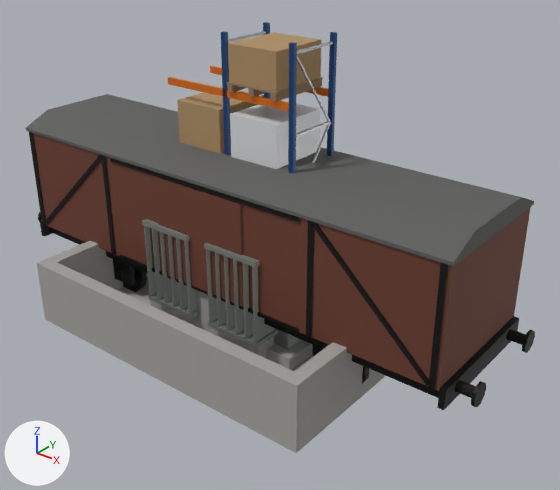
One commit to the glTF model src/world/props/assets/facility-props.glb: the scene before it, then after it.
The view is the same before and after, from a 50 mm camera at (8.37, -9.6, 7.69) aimed at (0.52, 0.23, 1.6). Lighting does not change. The marker at lower left points along +X, +Y and +Z. The first picture is the older version.

The older version as bpy lines, for what is in view:
```python
me_palletrackbay_timber = bpy.data.meshes.new('palletRackBay.timber')
me_palletrackbay_timber.from_pydata(...)  # 224 vertices, 336 faces; spans x -1.1..1.1, y -0.6..0.6, z 0.0..4.64
me_palletrackbay_timber.materials.append(mat_timber)  # brown #957959
me_palletrackend_rackblue = bpy.data.meshes.new('palletRackEnd.rackBlue')
me_palletrackend_rackblue.from_pydata(...)  # a box spanning x -0.05..0.05, y 0.48..0.55, z 0.0..5.4; a box spanning x -0.05..0.05, y -0.55..-0.48, z 0.0..5.4
me_palletrackend_rackblue.materials.append(mat_rackblue)  # dark blue #19457c
me_transformer_concrete = bpy.data.meshes.new('transformer.concrete')
me_transformer_concrete.from_pydata(...)  # 36 vertices, 72 faces; spans x -3.0..3.0, y -2.5..2.5, z 0.0..1.2
me_transformer_concrete.materials.append(mat_concrete)  # grey #a6a4a0
ob_palletrackbay_timber = bpy.data.objects.new('palletRackBay.timber', me_palletrackbay_timber)
ob_palletrackbay_timber.location = (0.0, 0.0, 0.0)
ob_palletrackend_rackblue = bpy.data.objects.new('palletRackEnd.rackBlue', me_palletrackend_rackblue)
ob_palletrackend_rackblue.location = (0.0, 0.0, 0.0)
ob_transformer_concrete = bpy.data.objects.new('transformer.concrete', me_transformer_concrete)
ob_transformer_concrete.location = (0.0, 0.0, 0.0)
# also in view: 'palletRackBay.rackBlue' at (1.35, 0.0, 2.7); 'transformer.transformer' at (0.0, 0.0, 1.81); 'palletRackBay.rackOrange' at (0.0, 0.0, 2.94); 'palletRackBay.wrap' at (0.0, 0.0, 2.14); 'boxVan.vanRoof' at (0.0, 0.0, 3.25)
```
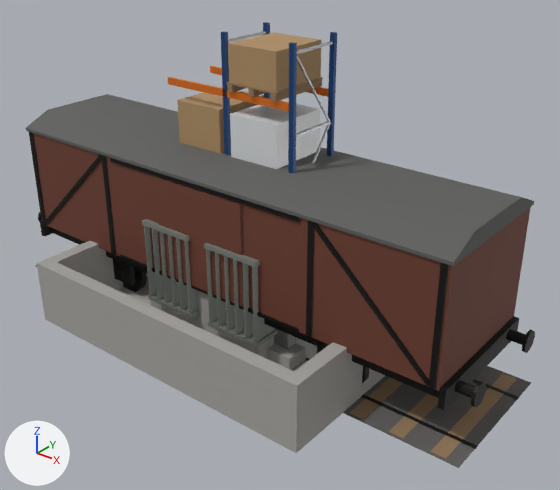
What differs and where, as boxes (x1, y1, x2, y2) in the pictures (560 x 490 px):
'trackPanel.ballast', added: after (35, 265, 531, 468)
'trackPanel.timber', added (brown): after (350, 373, 517, 459)
'trackPanel.iron', added: after (361, 379, 519, 449)
'receptionDesk.marble', added (mostly hidden): after (296, 337, 317, 359)

The change, as a diff of the scene's bpy script:
```diff
--- a/src/world/props/assets/facility-props.glb.py
+++ b/src/world/props/assets/facility-props.glb.py
@@ mat_ballast @@
+mat_ballast = principled_material('ballast')
+mat_ballast.base_color = (0.12, 0.115, 0.11)  # dark grey #615f5d
+mat_ballast.roughness = 0.95
@@ me_trackpanel_iron @@
+me_trackpanel_iron.from_pydata(...)  # a box spanning x -5.0..5.0, y 0.72..0.79, z 0.0..0.02; a box spanning x -5.0..5.0, y -0.79..-0.72, z 0.0..0.02
+me_trackpanel_iron.materials.append(mat_iron)  # black #242322
@@ me_trackpanel_timber @@
+me_trackpanel_timber.from_pydata(...)  # 112 vertices, 168 faces; spans x -4.76..4.77, y -1.25..1.25, z 0.0..0.02
+me_trackpanel_timber.materials.append(mat_timber)  # brown #957959
@@ me_trackpanel_ballast @@
+me_trackpanel_ballast.from_pydata([(-5.0, 1.3, 0.0), (-5.0, -1.3, 0.0), (-5.0, 1.3, 0.01), (-5.0, -1.3, 0.01), (5.0, 1.3, 0.0), (5.0, -1.3, 0.0), (5.0, 1.3, 0.01), (5.0, -1.3, 0.01)], [], [(3, 0, 1), (2, 4, 0), (6, 5, 4), (7, 1, 5), (4, 1, 0), (2, 7, 6), (3, 2, 0), (2, 6, 4), (6, 7, 5), (7, 3, 1), (4, 5, 1), (2, 3, 7)])
+me_trackpanel_ballast.materials.append(mat_ballast)  # dark grey #615f5d
@@ me_receptiondesk_marble @@
+me_receptiondesk_marble.from_pydata(...)  # a box spanning x -1.8..1.8, y -0.55..-0.15, z 0.1..1.06
+me_receptiondesk_marble.materials.append(mat_marble)  # light grey #dddad4
@@ ob_trackpanel_iron @@
+ob_trackpanel_iron = bpy.data.objects.new('trackPanel.iron', me_trackpanel_iron)
+ob_trackpanel_iron.location = (0.0, 0.0, 0.0)
@@ ob_trackpanel_timber @@
+ob_trackpanel_timber = bpy.data.objects.new('trackPanel.timber', me_trackpanel_timber)
+ob_trackpanel_timber.location = (0.0, 0.0, 0.0)
@@ ob_trackpanel_ballast @@
+ob_trackpanel_ballast = bpy.data.objects.new('trackPanel.ballast', me_trackpanel_ballast)
+ob_trackpanel_ballast.location = (0.0, 0.0, 0.0)
@@ ob_receptiondesk_marble @@
+ob_receptiondesk_marble = bpy.data.objects.new('receptionDesk.marble', me_receptiondesk_marble)
+ob_receptiondesk_marble.location = (0.0, 0.0, 0.0)
```
